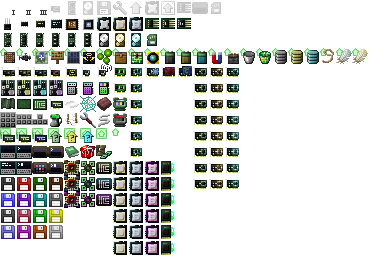
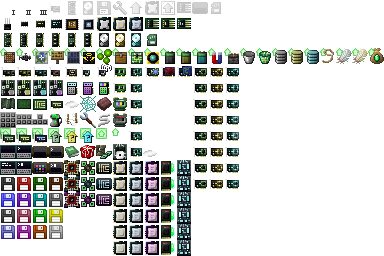
Revision of a layered 384x256 image; what changed, layer by layer:
painted on "items" (2nd of 2, in "items") over [113, 48, 384, 256]
